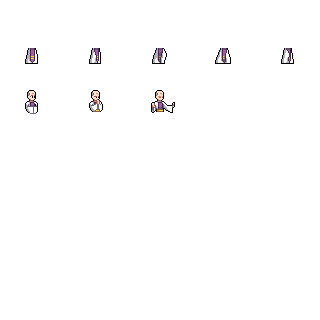
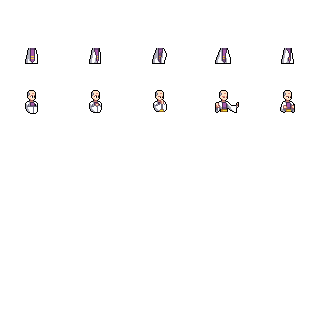
Before/after of a 320 x 320 layered artwork. What changed in the layer stack:
painted on "Layer 1" over [29, 90, 295, 114]
